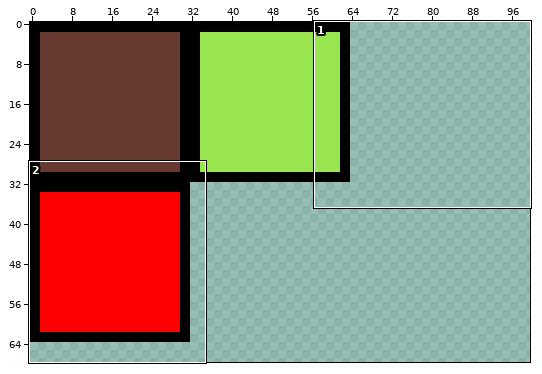
Sprite sheet: assets/map.png. The first picture is a wide view before the edit; the outline marks the close-up.
Close-up. Before:
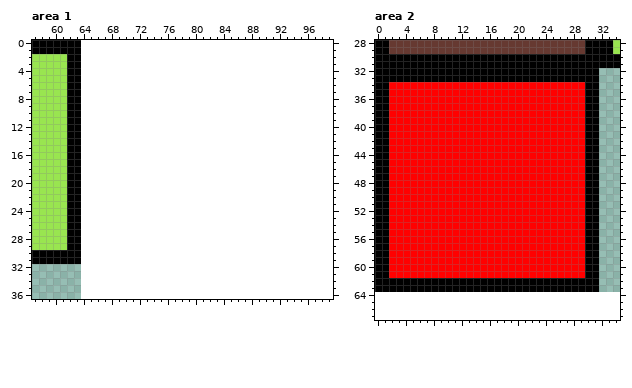
The file is 64x64 pixels. Shown: area 1: x 57..99, y 0..36; area 2: x 0..34, y 28..67. The old version is drawn lined up with the new one, on the new canvas. The wide view leaves out empty margins.
After the commit:
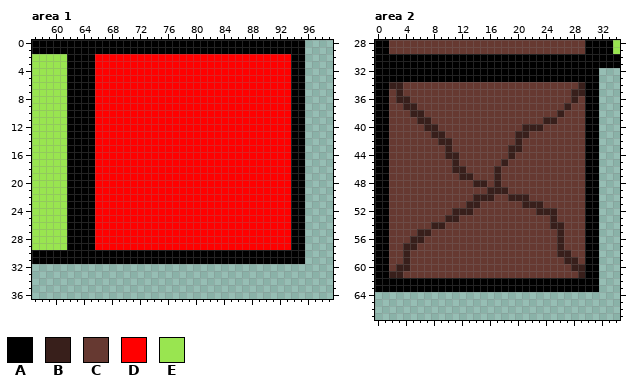
Palette (. is transparent): A #000000  B #381f1b  C #663931  D #ff0000  E #99e550
What changed:
canvas 64x64 -> 128x128
Area 1:
Colour A is added in rows 0 to 1 at x 64 to 95; in rows 2 to 29 at x 64 to 65 and 94 to 95; in rows 30 to 31 at x 64 to 95.
Colour D is added in rows 2 to 29 at x 66 to 93.
Area 2:
Colour B replaces colour D in row 34 at x 2 to 3 and 29; in row 35 at x 3 and 28 to 29; in row 36 at x 3 to 4 and 28; in row 37 at x 4 to 5 and 27; in row 38 at x 5 to 6 and 26; in row 39 at x 6 to 7 and 24 to 25.
Colour B replaces colour D in row 40 at x 7 to 8 and 21 to 23; in row 41 at x 8 to 9 and 20 to 21; in row 42 at x 9 to 10 and 20; in row 43 at x 10 and 19 to 20; in row 44 at x 10 to 11 and 19; in row 45 at x 11 and 18.
Colour B replaces colour D in row 46 at x 11 to 12 and 17; in row 47 at x 12 to 13 and 17; in row 48 at x 14 to 15 and 17; in row 49 at x 16 to 18; in row 50 at x 14 to 16 and 19 to 21; in row 51 at x 13 to 14 and 21 to 23.
Colour B replaces colour D in row 52 at x 11 to 13 and 23 to 25; in row 53 at x 10 to 11 and 25; in row 54 at x 8 to 9 and 25 to 26; in row 55 at x 6 to 7 and 26; in row 56 at x 5 to 6 and 26; in row 57 at x 4 to 5 and 26.
Colour B replaces colour D in row 58 at x 4 and 26 to 27; in row 59 at x 4 and 27 to 28; in row 60 at x 3 to 4 and 28 to 29; in row 61 at x 2 to 3 and 29.
Colour C replaces colour D in row 34 at x 4 to 28; in row 35 at x 2 and 4 to 27; in row 36 at x 2, 5 to 27 and 29; in row 37 at x 2 to 3, 6 to 26 and 28 to 29; in row 38 at x 2 to 4, 7 to 25 and 27 to 29; in row 39 at x 2 to 5, 8 to 23 and 26 to 29.
Colour C replaces colour D in row 40 at x 2 to 6, 9 to 20 and 24 to 29; in row 41 at x 2 to 7, 10 to 19 and 22 to 29; in row 42 at x 2 to 8, 11 to 19 and 21 to 29; in row 43 at x 2 to 9, 11 to 18 and 21 to 29; in row 44 at x 2 to 9, 12 to 18 and 20 to 29; in row 45 at x 2 to 10, 12 to 17 and 19 to 29.
Colour C replaces colour D in row 46 at x 2 to 10, 13 to 16 and 18 to 29; in row 47 at x 2 to 11, 14 to 16 and 18 to 29; in row 48 at x 2 to 13, 16 and 18 to 29; in row 49 at x 2 to 15 and 19 to 29; in row 50 at x 2 to 13, 17 to 18 and 22 to 29; in row 51 at x 2 to 12, 15 to 20 and 24 to 29.
Colour C replaces colour D in row 52 at x 2 to 10, 14 to 22 and 26 to 29; in row 53 at x 2 to 9, 12 to 24 and 26 to 29; in row 54 at x 2 to 7, 10 to 24 and 27 to 29; in row 55 at x 2 to 5, 8 to 25 and 27 to 29; in row 56 at x 2 to 4, 7 to 25 and 27 to 29; in row 57 at x 2 to 3, 6 to 25 and 27 to 29.
Colour C replaces colour D in row 58 at x 2 to 3, 5 to 25 and 28 to 29; in row 59 at x 2 to 3, 5 to 26 and 29; in row 60 at x 2 and 5 to 27; in row 61 at x 4 to 28.
Changed places in both close-ups, as pixel boxes (x1, y1, x2, y2):
added: (81, 40, 305, 264)
changed: (389, 82, 585, 278)
